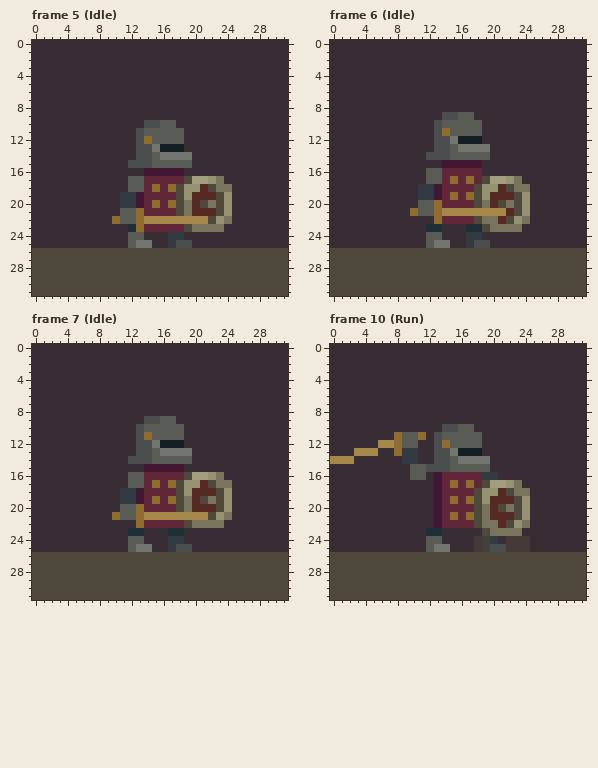
A pixel-art file gets an edit: Assets/Sprites/Hero.ase. That is the earlier state.
32x32 pixels, 33 frames. Colours within 5 levels of each other are drawn and written as one. Shown: frame 5 (Idle), frame 6 (Idle), frame 7 (Idle), frame 10 (Run). The commit also changed other frames, which this record leaves out.
After:
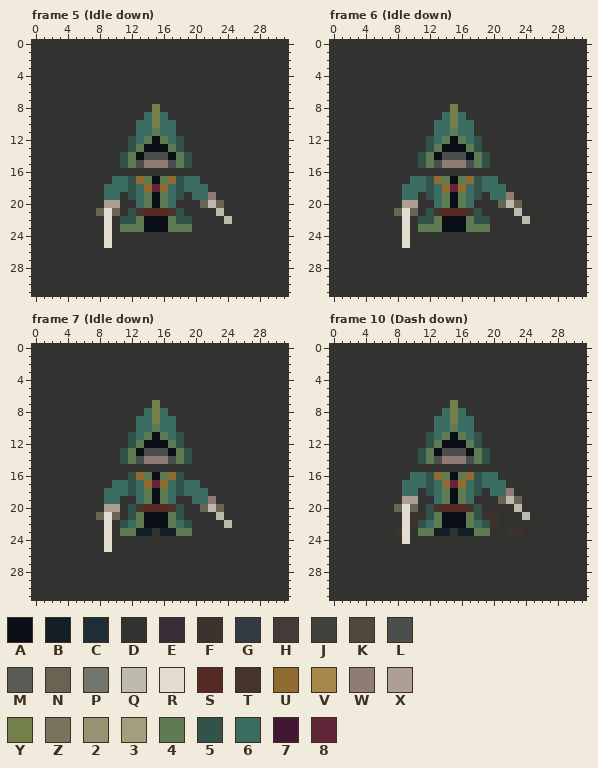
Palette (. is transparent): A #0b1016  B #141f25  C #1f2d36  D #323230  E #382d35  F #3c322e  G #323b42  H #443b38  J #41423e  K #4f493b  L #4b4e4f  M #595c55  N #696353  P #73756f  Q #bdbbae  R #e3ddd1  S #562923  T #46332c  U #906c30  V #a6884a  W #907c75  X #af9e94  Y #73804b  Z #78735d  2 #969372  3 #a29f7e  4 #5f7b53  5 #32534a  6 #3b6d62  7 #421733  8 #612638
What changed:
layer "head" added
layer "Arm2" added
layer "Arm1" added
layer "Dagger2" added
layer "Dagger1" added
layer "Leg 2" removed
layer "Arm 2" removed
layer "Leg 1" removed
layer "Shield" removed
layer "Head" removed
layer "Arm 1" removed
layer "Sword" removed
Changed rows in their new state; - is an unchanged pixel.
Frame 5 (Idle down):
first column x 0:
 0 DDDDDDDDDDDDDDDDDDDDDDDDDDDDDDDD
 1 DDDDDDDDDDDDDDDDDDDDDDDDDDDDDDDD
 2 DDDDDDDDDDDDDDDDDDDDDDDDDDDDDDDD
 3 DDDDDDDDDDDDDDDDDDDDDDDDDDDDDDDD
 4 DDDDDDDDDDDDDDDDDDDDDDDDDDDDDDDD
 5 DDDDDDDDDDDDDDDDDDDDDDDDDDDDDDDD
 6 DDDDDDDDDDDDDDDDDDDDDDDDDDDDDDDD
 7 DDDDDDDDDDDDDDDDDDDDDDDDDDDDDDDD
 8 DDDDDDDDDDDDDDDYDDDDDDDDDDDDDDDD
 9 DDDDDDDDDDDDDD6Y6DDDDDDDDDDDDDDD
10 DDDDDDDDDDDDD66Y66DDDDDDDDDDDDDD
11 DDDDDDDDDDDDD66466DDDDDDDDDDDDDD
12 DDDDDDDDDDDD564A465DDDDDDDDDDDDD
13 DDDDDDDDDDDD54AAA45DDDDDDDDDDDDD
14 DDDDDDDDDDD54A-LLA45DDDDDDDDDDDD
15 DDDDDDDDDDD54-WWWL45DDDDDDDDDDDD
16 DDDDDDDDDDDDDDDDDDDDDDDDDDDDDDDD
17 DDDDDDDDDD665U4A4U566DDDDDDDDDDD
18 DDDDDDDDD66656U8U65666DDDDDDDDDD
19 DDDDDDDDD66D564A465D66WDDDDDDDDD
20 DDDDDDDDDXXDE64A46EDDNQNDDDDDDDD
21 DDDDDDDDNRND5TSSST5DDDDQDDDDDDDD
22 DDDDDDDDDRD554AAA455DDDDQDDDDDDD
23 DDDDDDDDDRD444AAA444DDDDDDDDDDDD
24 DDDDDDDDDRDDDDDDDDDDDDDDDDDDDDDD
25 DDDDDDDDDRDDDDDDDDDDDDDDDDDDDDDD
26 DDDDDDDDDDDDDDDDDDDDDDDDDDDDDDDD
27 DDDDDDDDDDDDDDDDDDDDDDDDDDDDDDDD
28 DDDDDDDDDDDDDDDDDDDDDDDDDDDDDDDD
29 DDDDDDDDDDDDDDDDDDDDDDDDDDDDDDDD
30 DDDDDDDDDDDDDDDDDDDDDDDDDDDDDDDD
31 DDDDDDDDDDDDDDDDDDDDDDDDDDDDDDDD
Frame 6 (Idle down):
first column x 0:
 0 DDDDDDDDDDDDDDDDDDDDDDDDDDDDDDDD
 1 DDDDDDDDDDDDDDDDDDDDDDDDDDDDDDDD
 2 DDDDDDDDDDDDDDDDDDDDDDDDDDDDDDDD
 3 DDDDDDDDDDDDDDDDDDDDDDDDDDDDDDDD
 4 DDDDDDDDDDDDDDDDDDDDDDDDDDDDDDDD
 5 DDDDDDDDDDDDDDDDDDDDDDDDDDDDDDDD
 6 DDDDDDDDDDDDDDDDDDDDDDDDDDDDDDDD
 7 DDDDDDDDDDDDDDDDDDDDDDDDDDDDDDDD
 8 DDDDDDDDDDDDDDDYDDDDDDDDDDDDDDDD
 9 DDDDDDDDDDDDDD6Y6DDDDDDDDDDDDDDD
10 DDDDDDDDDDDDD66Y66DDDDDDDDDDDDDD
11 DDDDDDDDDDDDD66466DDDDDDDDDDDDDD
12 DDDDDDDDDDDD564A465DDDDDDDDDDDDD
13 DDDDDDDDDDDD54AAA45DDDDDDDDDDDDD
14 DDDDDDDDDDD54A-LLA45DDDDDDDDDDDD
15 DDDDDDDDDDD54LWWWL45DDDDDDDDDDDD
16 DDDDDDDDDDDDDDDDDDDDDDDDDDDDDDDD
17 DDDDDDDDDD665U4A4-566DDDDDDDDDDD
18 DDDDDDDDD66656U-U65666DDDDDDDDDD
19 DDDDDDDDD66D564A465D66WDDDDDDDDD
20 DDDDDDDDDXXDE64A46EDDNQNDDDDDDDD
21 DDDDDDDDNRND5TSSST5DDDDQDDDDDDDD
22 DDDDDDDDDRD554AAA455DDDDQDDDDDDD
23 DDDDDDDDDRD444AAA444DDDDDDDDDDDD
24 DDDDDDDDDRDDDDDDDDDDDDDDDDDDDDDD
25 DDDDDDDDDRDDDDDDDDDDDDDDDDDDDDDD
26 DDDDDDDDDDDDDDDDDDDDDDDDDDDDDDDD
27 DDDDDDDDDDDDDDDDDDDDDDDDDDDDDDDD
28 DDDDDDDDDDDDDDDDDDDDDDDDDDDDDDDD
29 DDDDDDDDDDDDDDDDDDDDDDDDDDDDDDDD
30 DDDDDDDDDDDDDDDDDDDDDDDDDDDDDDDD
31 DDDDDDDDDDDDDDDDDDDDDDDDDDDDDDDD
Frame 7 (Idle down):
first column x 0:
 0 DDDDDDDDDDDDDDDDDDDDDDDDDDDDDDDD
 1 DDDDDDDDDDDDDDDDDDDDDDDDDDDDDDDD
 2 DDDDDDDDDDDDDDDDDDDDDDDDDDDDDDDD
 3 DDDDDDDDDDDDDDDDDDDDDDDDDDDDDDDD
 4 DDDDDDDDDDDDDDDDDDDDDDDDDDDDDDDD
 5 DDDDDDDDDDDDDDDDDDDDDDDDDDDDDDDD
 6 DDDDDDDDDDDDDDDDDDDDDDDDDDDDDDDD
 7 DDDDDDDDDDDDDDDYDDDDDDDDDDDDDDDD
 8 DDDDDDDDDDDDDD6Y6DDDDDDDDDDDDDDD
 9 DDDDDDDDDDDDD66Y66DDDDDDDDDDDDDD
10 DDDDDDDDDDDDD66466DDDDDDDDDDDDDD
11 DDDDDDDDDDDD564A465DDDDDDDDDDDDD
12 DDDDDDDDDDDD54AAA45DDDDDDDDDDDDD
13 DDDDDDDDDDD54A-LLA45DDDDDDDDDDDD
14 DDDDDDDDDDD54-WWWL45DDDDDDDDDDDD
15 DDDDDDDDDDDDDDDDDDDDDDDDDDDDDDDD
16 DDDDDDDDDDDD5U4A4U5DDDDDDDDDDDDD
17 DDDDDDDDDD6656U8U6566DDDDDDDDDDD
18 DDDDDDDDD666564A465666DDDDDDDDDD
19 DDDDDDDDD66DE64A46ED66WDDDDDDDDD
20 DDDDDDDDDXXD5TSSST5DDNQNDDDDDDDD
21 DDDDDDDDNRND54AAA45DDDDQDDDDDDDD
22 DDDDDDDDDRD564AAA465DDDDQDDDDDDD
23 DDDDDDDDDRD44BBDBB44DDDDDDDDDDDD
24 DDDDDDDDDRDDDDDDDDDDDDDDDDDDDDDD
25 DDDDDDDDDRDDDDDDDDDDDDDDDDDDDDDD
26 DDDDDDDDDDDDDDDDDDDDDDDDDDDDDDDD
27 DDDDDDDDDDDDDDDDDDDDDDDDDDDDDDDD
28 DDDDDDDDDDDDDDDDDDDDDDDDDDDDDDDD
29 DDDDDDDDDDDDDDDDDDDDDDDDDDDDDDDD
30 DDDDDDDDDDDDDDDDDDDDDDDDDDDDDDDD
31 DDDDDDDDDDDDDDDDDDDDDDDDDDDDDDDD
Frame 10 (Dash down):
first column x 0:
 0 DDDDDDDDDDDDDDDDDDDDDDDDDDDDDDDD
 1 DDDDDDDDDDDDDDDDDDDDDDDDDDDDDDDD
 2 DDDDDDDDDDDDDDDDDDDDDDDDDDDDDDDD
 3 DDDDDDDDDDDDDDDDDDDDDDDDDDDDDDDD
 4 DDDDDDDDDDDDDDDDDDDDDDDDDDDDDDDD
 5 DDDDDDDDDDDDDDDDDDDDDDDDDDDDDDDD
 6 DDDDDDDDDDDDDDDDDDDDDDDDDDDDDDDD
 7 DDDDDDDDDDDDDDDYDDDDDDDDDDDDDDDD
 8 DDDDDDDDDDDDDD6Y6DDDDDDDDDDDDDDD
 9 DDDDDDDDDDDDD66Y66DDDDDDDDDDDDDD
10 DDDDDDDDDDDDD66466DDDDDDDDDDDDDD
11 DDDDDDDDDDDD564A465DDDDDDDDDDDDD
12 DDDDDDDDDDDD54AAA45DDDDDDDDDDDDD
13 DDDDDDDDDDD54A-LLA45DDDDDDDDDDDD
14 DDDDDDDDDDD54-WWWL45DDDDDDDDDDDD
15 DDDDDDDDDDDDDDDDDDDDDDDDDDDDDDDD
16 DDDDDDDDDD665U4A4U566DDDDDDDDDDD
17 DDDDDDDDD66656U8U65666DDDDDDDDDD
18 DDDDDDDDD66D564A465D66WDDDDDDDDD
19 DDDDDDDDDXXD-64A46EDDNQNDDDDDDDD
20 DDDDDDDDNRND5TSSST5DDDDQDDDDDDDD
21 DDDDDDDDDRFF54AAA45FFDDDQDDDDDDD
22 DDDDDDDDDRF564AAA465FDDDDDDDDDDD
23 DDDDDDDDFRD44BBDBB44DDFFDDDDDDDD
24 DDDDDDDDDRDDDDDDDDDDDDDDDDDDDDDD
25 DDDDDDDDDDDDDDDDDDDDDDDDDDDDDDDD
26 DDDDDDDDDDDDDDDDDDDDDDDDDDDDDDDD
27 DDDDDDDDDDDDDDDDDDDDDDDDDDDDDDDD
28 DDDDDDDDDDDDDDDDDDDDDDDDDDDDDDDD
29 DDDDDDDDDDDDDDDDDDDDDDDDDDDDDDDD
30 DDDDDDDDDDDDDDDDDDDDDDDDDDDDDDDD
31 DDDDDDDDDDDDDDDDDDDDDDDDDDDDDDDD
Where, in picture pixels (left, top, right, bottom), the same in both pictures:
changed: (32, 40, 288, 296)
changed: (330, 40, 586, 296)
changed: (32, 344, 288, 600)
changed: (330, 344, 586, 600)
